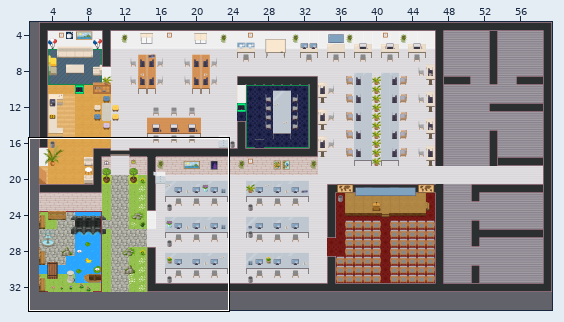
An edit to a level. Tiled map (JSON), GAD-office.tmj. Above, an overview of the earlier version with the close-up marked.
Close-up. Before:
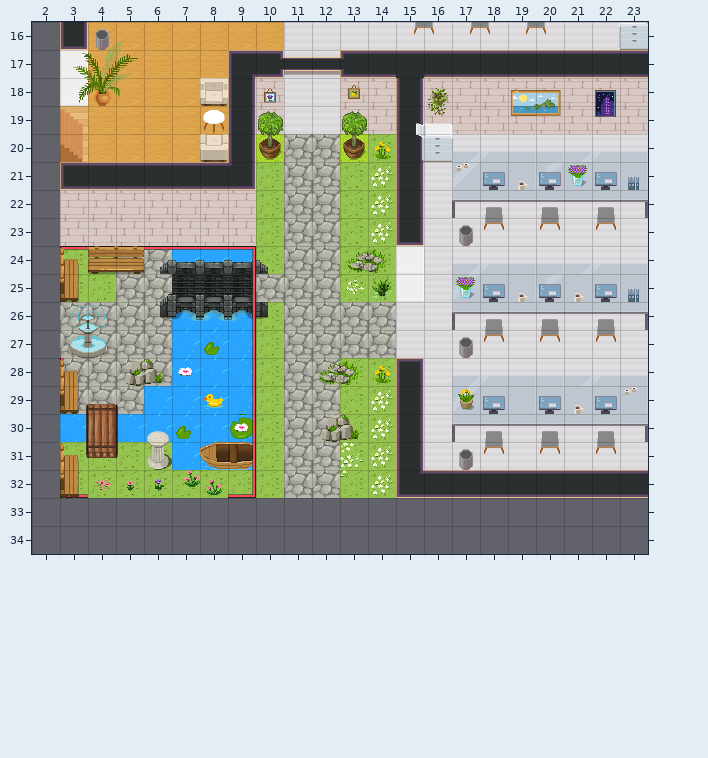
Cells are 32x32 px. Shown: x 2..23, y 16..34. The commit also changed other parts of the map, which this record leaves out.
Now the later version:
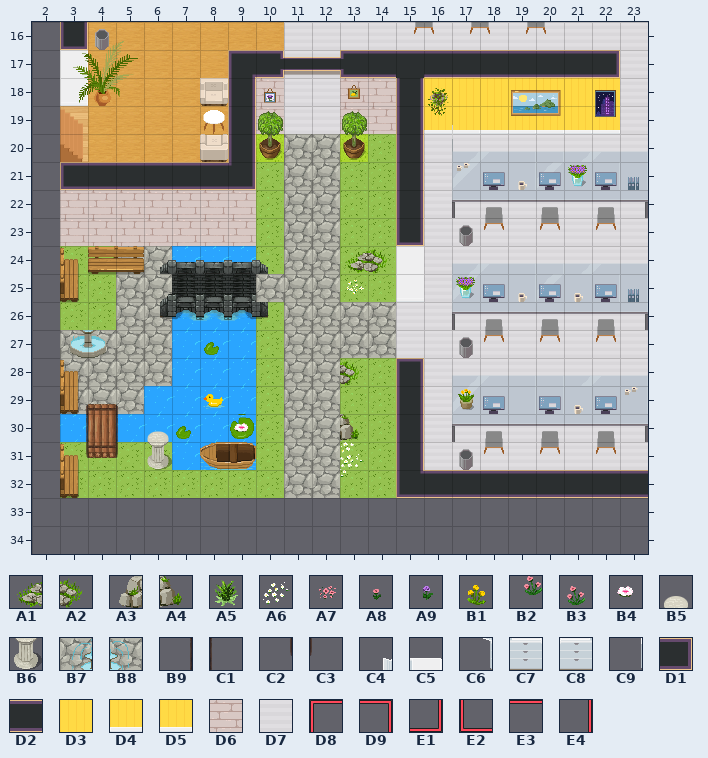
Key: from "WA_Exterior": A1 475, A2 476, A3 477, A4 478, A5 506, A6 578, A7 581, A8 582, A9 583, B1 601, B2 606, B3 607, B4 635, B5 655, B6 680, B7 688, B8 689, B9 807, C1 809, C2 832, C3 834; from "WA_Miscellaneous": C4 26, C5 27, C6 36, C7 37, C8 37 flipped left-right, C9 38 flipped left-right; from "WA_Room_Builder": D1 59, D2 104, D3 200, D4 225, D5 226, D6 310, D7 358; from "WA_User_Interface": D8 239, D9 240, E1 241, E2 242, E3 243, E4 246.
__ is an empty cell, ## one hidden under a higher layer.
Edits made:
Layer "floor/floor1":
y 17..19: x 23 ## -> D7
Layer "floor/floor2" (now hidden):
y 20: x 14 B1 -> __
y 21..23: x 14 A6 -> __
y 24: x 3..9 D8 E3 E3 E3 E3 E3 D9 -> __ __ __ __ __ __ __
y 25: x 9 E4 -> __; x 14 A5 -> __
y 26: x 3..4 B7 B8 -> __ __; x 9 E4 -> __
y 27: x 9 E4 -> __
y 28: x 5..7 A3 A4 B4 -> __ __ __; x 9 E4 -> __; x 12..14 A1 A2 B1 -> __ __ __
y 29: x 9 E4 -> __; x 14 A6 -> __
y 30: x 3 B9 -> __; x 5..6 C1 B5 -> __ __; x 9 E4 -> __; x 12 A3 -> __; x 14 A6 -> __
y 31: x 3 C2 -> __; x 5..6 C3 B6 -> __ __; x 9 E4 -> __; x 14 A6 -> __
y 32: x 3..9 E2 A7 A8 A9 B2 B3 E1 -> __ __ __ __ __ __ __; x 14 A6 -> __
Layer "walls/walls1":
y 17: x 22..23 D2 D2 -> D1 __
y 18: x 16..23 D6 D6 D6 D6 D6 D6 D6 D6 -> D3 D3 D3 D3 D3 D3 D3 __
y 19: x 16..23 D6 D6 D6 D6 D6 D6 D6 D6 -> D4 D5 D5 D5 D5 D5 D5 __
Layer "furniture/furniture1":
y 19: x 15..16 C4 C5 -> __ __
y 20: x 15..16 C6 C7 -> __ __
Layer "furniture/furniture2":
y 16: x 22..23 C9 C8 -> __ __
Where, in picture pixels (left, top, right, bottom), the same in both close-ups:
changed: (371, 22, 648, 243)
removed: (60, 246, 256, 498)
removed: (371, 277, 393, 300)
removed: (318, 360, 394, 495)
